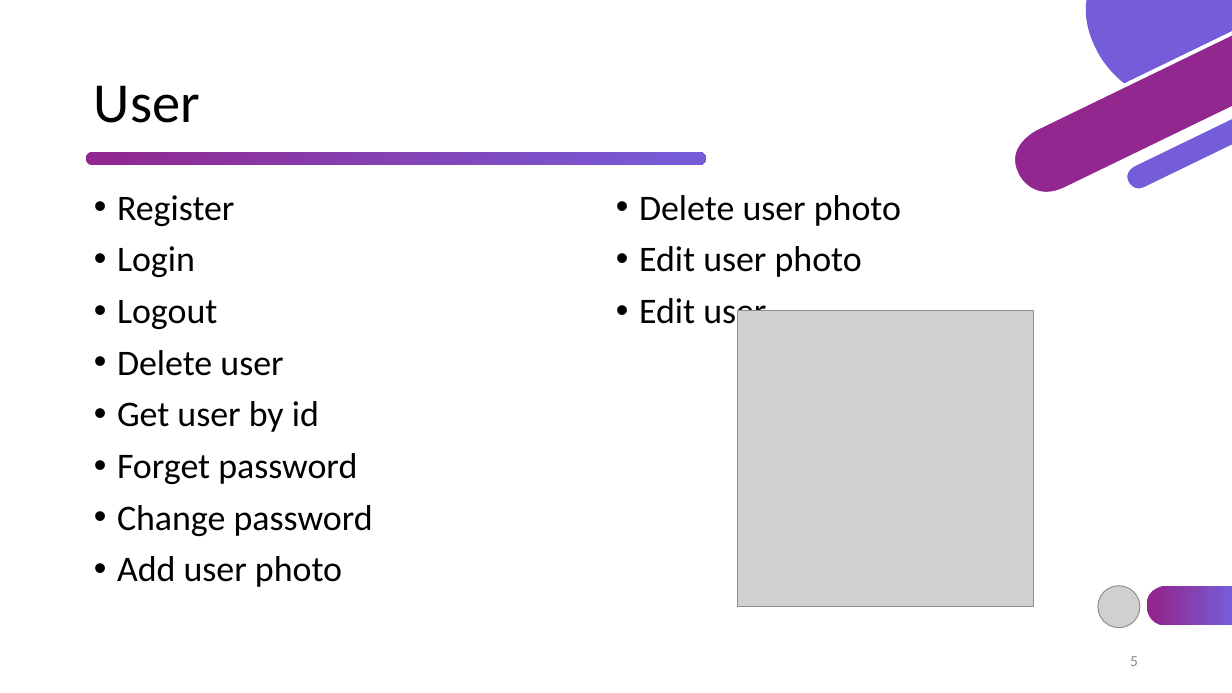
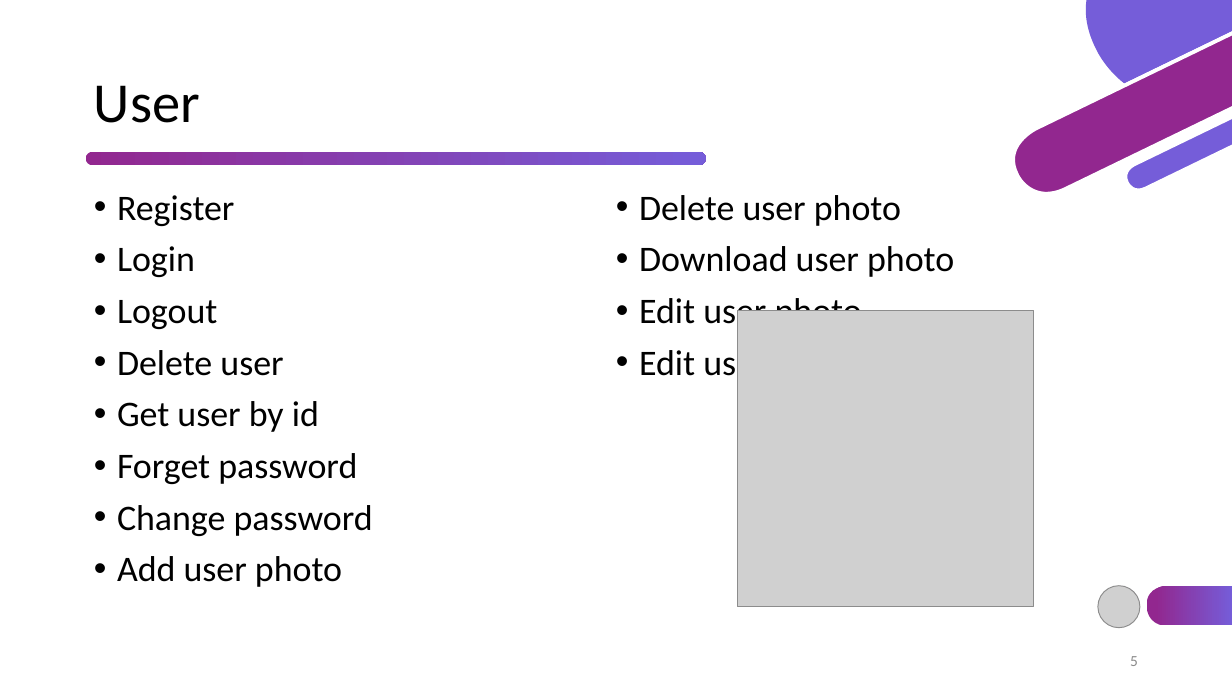
Before and after one commit to TsvetislavaYankova/ITTalents-FinalProject-Airbnb, a slide deck: slide 5 of Airbnb.pptx. Drawn at 1232x693 pixels with LibreOffice and Linux fonts; fonts in the diff are those of the drawing; grey boxes stand for pictures. Boxes give left, top, right and bottom in pixels: in the first picture for what was removed or moved away, otherwise in the second. Text is boxed around its words. In the diff, an @@ line names an element or a change of style, - is before the commit and + after.

Commit message:
DB and Presentation update. Photos added

```diff
--- a/Airbnb.pptx
+++ b/Airbnb.pptx
@@ text at box(639, 246, 954, 277): paragraph added @@
+• Download user photo
```
Also in this commit, not shown: 1 other slide changed, 14 other files.
